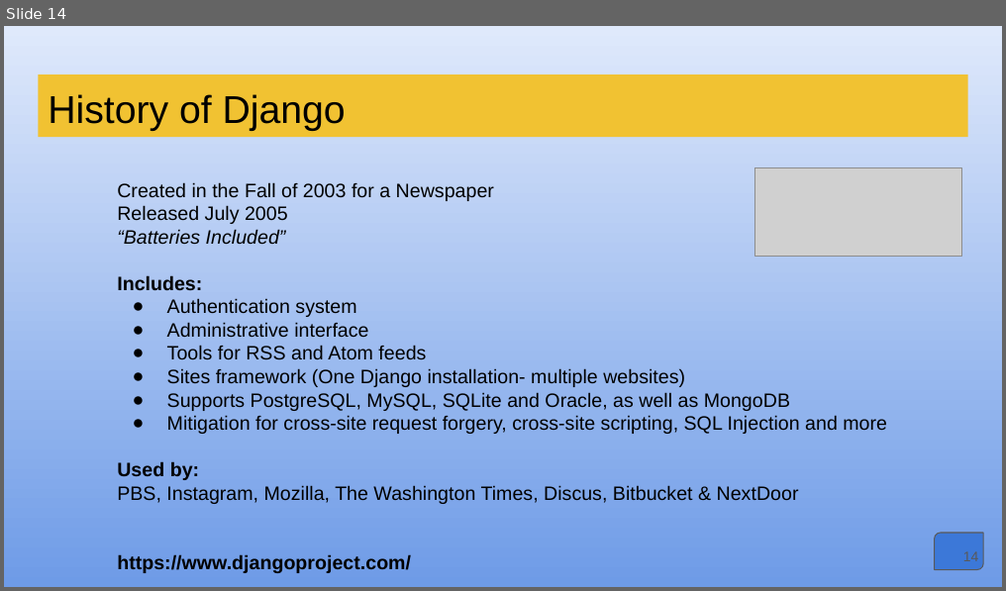
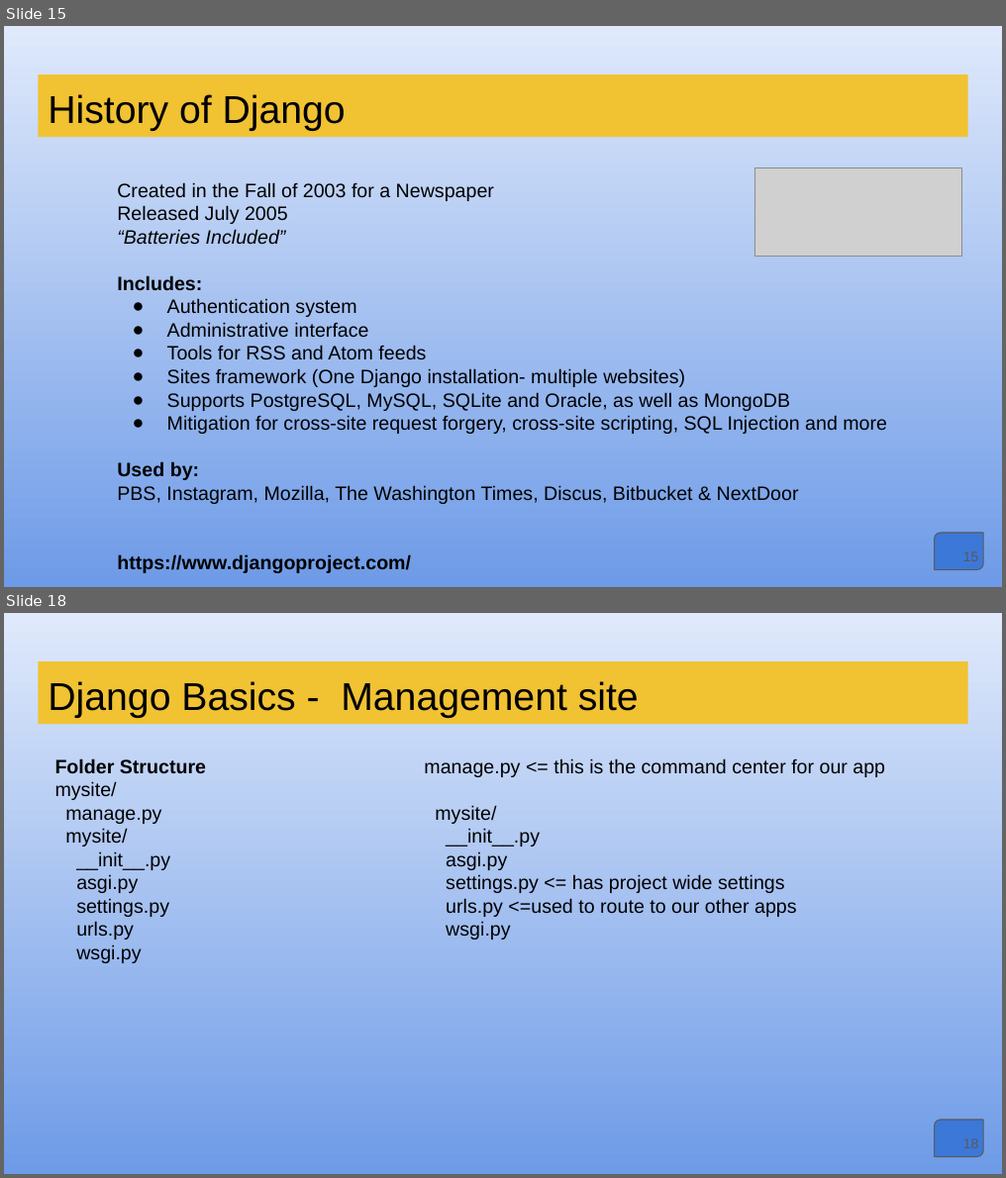
Before and after one commit to bkvspeaks/pythonWebProg, a slide deck: presentation/Python_Web_Programming.pptx. Shown one above the other, each under a label of ours: slide 14 before the commit, slides 15 and 18 after it; the slides between them are not shown. The pictures are 1006x591 and 1006x1178 pixels, drawn with LibreOffice and Linux fonts; fonts in the diff are those of the drawing; grey boxes stand for pictures. Boxes give left, top, right and bottom in pixels: in the first picture for what was removed or moved away, otherwise in the second. Text is boxed around its words. In the diff, an @@ line names an element or a change of style, - is before the commit and + after.

Commit message:
Tighten up presentation. Run through Django tutorial.

```diff
--- a/presentation/Python_Web_Programming.pptx
+++ b/presentation/Python_Web_Programming.pptx
@@ slide 18 added at [4,613,1002,1174], background gradient #DFE9FB to #6E9BE7 @@
@@ title added at [38,662,968,725], fill #F1C232, 28 pt, text #000000 @@
+Django Basics - Management site
@@ text added at [55,759,206,963], 14 pt, text #000000 @@
+Folder Structure
+mysite/
+manage.py
+mysite/
+__init__.py
+asgi.py
+settings.py
+urls.py
+wsgi.py
@@ text added at [424,759,885,940], 14 pt, text #000000 @@
+manage.py <= this is the command center for our app
+mysite/
+__init__.py
+asgi.py
+settings.py <= has project wide settings
+urls.py <=used to route to our other apps
+wsgi.py
@@ round diag rect added at [934,1120,983,1157], fill #3C78D8, outline #595959 0.75 pt @@
@@ page number added at [963,1139,979,1149], 10 pt, text #595959 @@
+18
@@ what was slide 14 is now slide 15 @@
@@ page number at [963,552,979,562]: text changed @@
-14
+15
```
Also in this commit, not shown: 8 slides changed, 7 other slides added, 38 other files.
